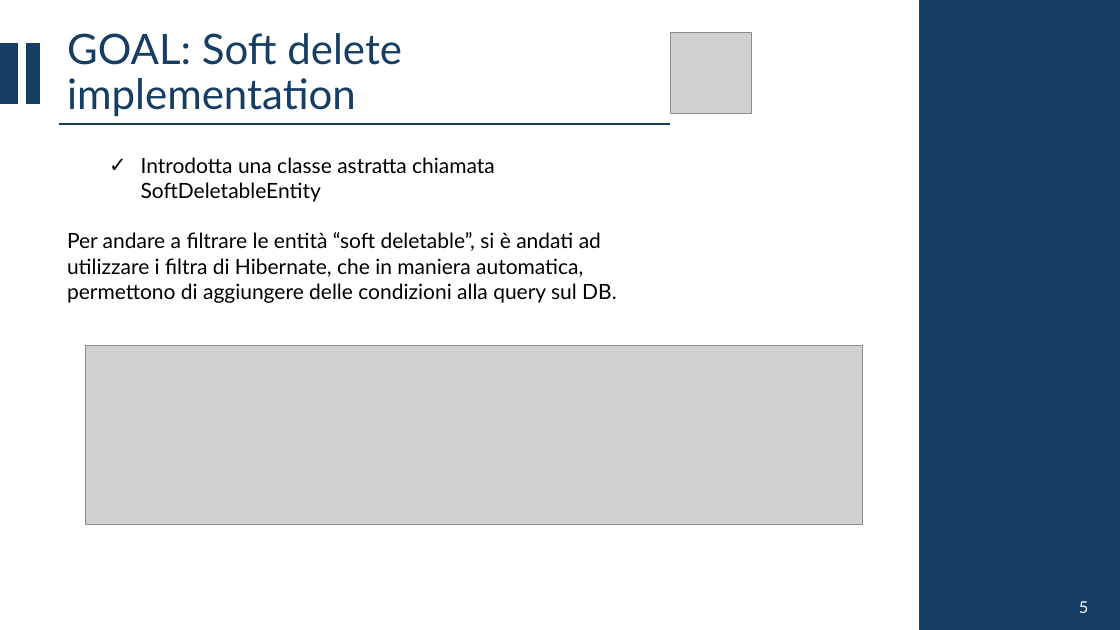
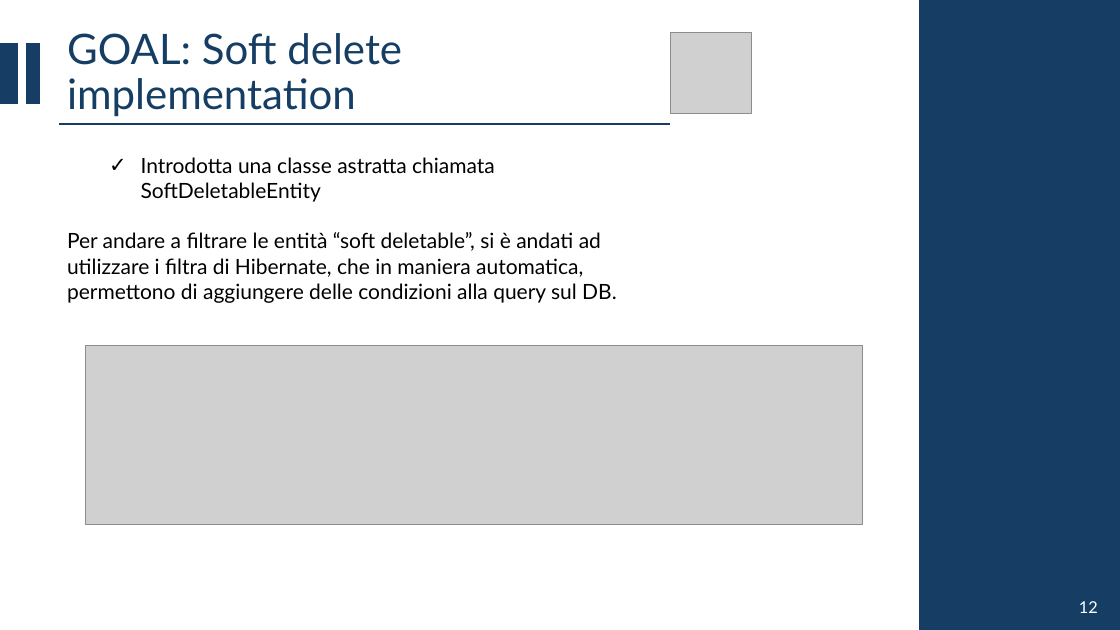
Before and after one commit to CSW-Teams/MS3-docs, a slide deck: slide 12 of ShiftsHappen/Sprint 3/CSW Sprint 3.pptx (slide 13 before the commit). Drawn at 1120x630 pixels with LibreOffice and Linux fonts; fonts in the diff are those of the drawing; grey boxes stand for pictures. Boxes give left, top, right and bottom in pixels: in the first picture for what was removed or moved away, otherwise in the second. Text is boxed around its words. In the diff, an @@ line names an element or a change of style, - is before the commit and + after.

```diff
--- a/ShiftsHappen/Sprint 3/CSW Sprint 3.pptx
+++ b/ShiftsHappen/Sprint 3/CSW Sprint 3.pptx
@@ text at [1079,601,1098,613]: text changed @@
-5
+12
```
Also in this commit, not shown: 12 other slides changed, 1 slide removed.
